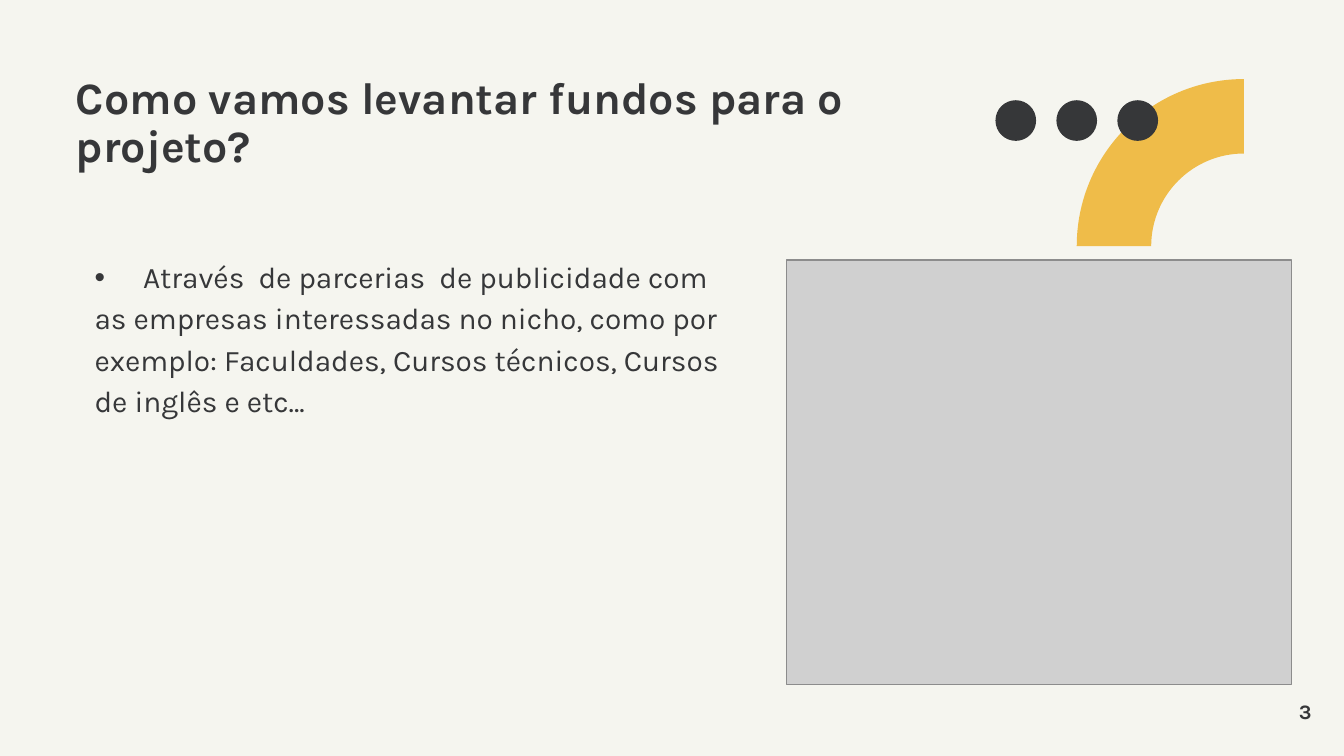
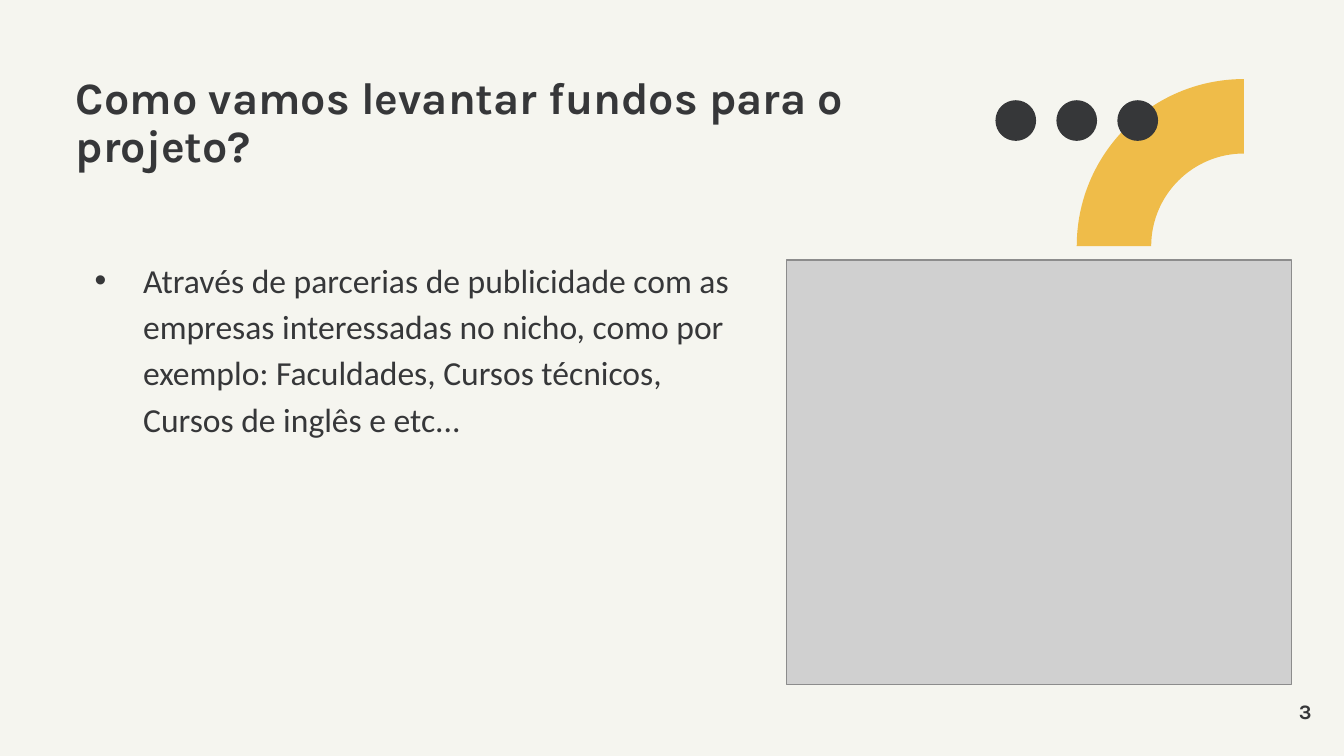
Before and after one commit to fernandoiezzi/projeto_integrador_final, a slide deck: slide 3 of apresentação.pptx. Drawn at 1344x756 pixels with LibreOffice and Linux fonts; fonts in the diff are those of the drawing; grey boxes stand for pictures. Boxes give left, top, right and bottom in pixels: in the first picture for what was removed or moved away, otherwise in the second. Text is boxed around its words. In the diff, an @@ line names an element or a change of style, - is before the commit and + after.

```diff
--- a/apresentação.pptx
+++ b/apresentação.pptx
@@ text at (143,269,728,438): text changed; size 16 to 18 pt; font Karla to Calibri @@
-• Através de parcerias de publicidade com
-as empresas interessadas no nicho, como por exemplo: Faculdades, Cursos técnicos, Cursos de inglês e etc...
+• Através de parcerias de publicidade com as empresas interessadas no nicho, como por exemplo: Faculdades, Cursos técnicos, Cursos de inglês e etc...
```
Also in this commit, not shown: 2 other slides changed.
